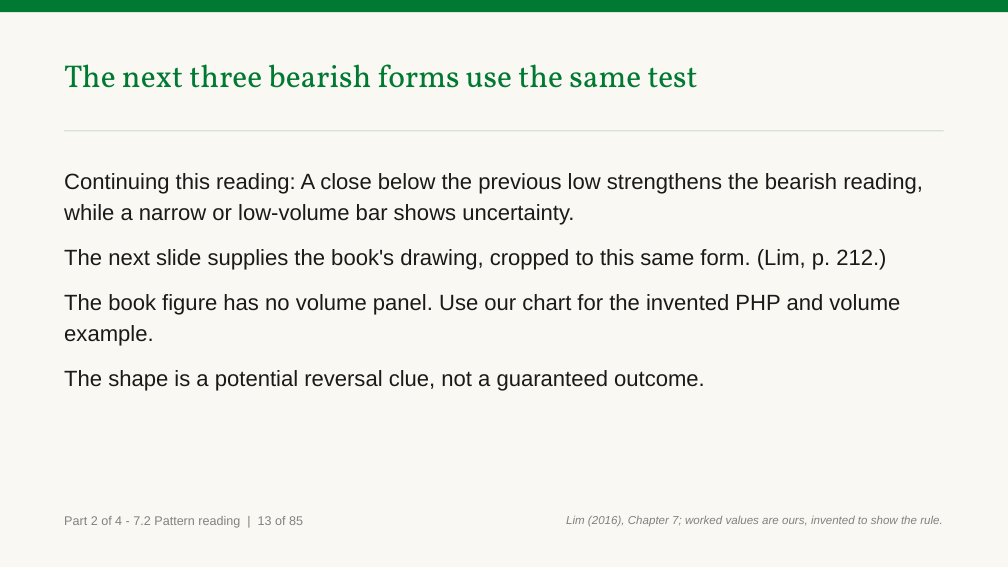
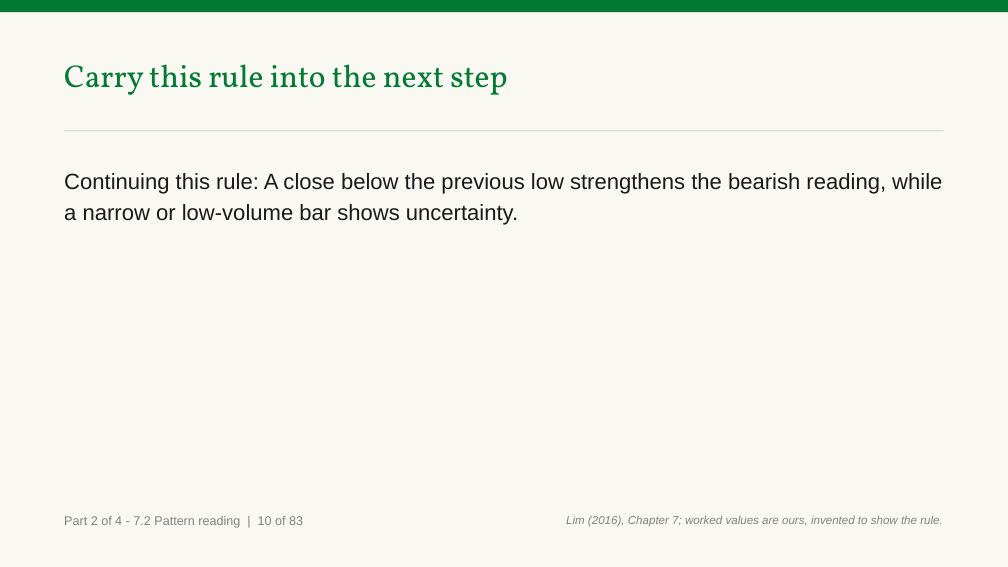
Before and after one commit to benjiesotelo-sudo/Telos_FIN1209, a slide deck: slide 27 of chapter-07/FIN1209-Chapter-07.pptx (slide 30 before the commit). Drawn at 1008x567 pixels with LibreOffice and Linux fonts; fonts in the diff are those of the drawing. Boxes give left, top, right and bottom in pixels: in the first picture for what was removed or moved away, otherwise in the second. Text is boxed around its words. In the diff, an @@ line names an element or a change of style, - is before the commit and + after.

Commit message:
fix(ch7): close Part 2 reader findings

```diff
--- a/chapter-07/FIN1209-Chapter-07.pptx
+++ b/chapter-07/FIN1209-Chapter-07.pptx
@@ text at box(64, 64, 507, 95): text changed @@
-The next three bearish forms use the same test
+Carry this rule into the next step
@@ text at box(64, 173, 942, 225): text changed @@
-Continuing this reading: A close below the previous low strengthens the bearish reading, while a narrow or low-volume bar shows uncertainty.
-The next slide supplies the book's drawing, cropped to this same form. (Lim, p. 212.)
-The book figure has no volume panel. Use our chart for the invented PHP and volume example.
-The shape is a potential reversal clue, not a guaranteed outcome.
+Continuing this rule: A close below the previous low strengthens the bearish reading, while a narrow or low-volume bar shows uncertainty.
@@ text at box(64, 516, 303, 528): text changed @@
-Part 2 of 4 - 7.2 Pattern reading | 13 of 85
+Part 2 of 4 - 7.2 Pattern reading | 10 of 83
```
Also in this commit, not shown: 91 other slides changed, 1 slide added, 3 slides removed, 2 other files.
